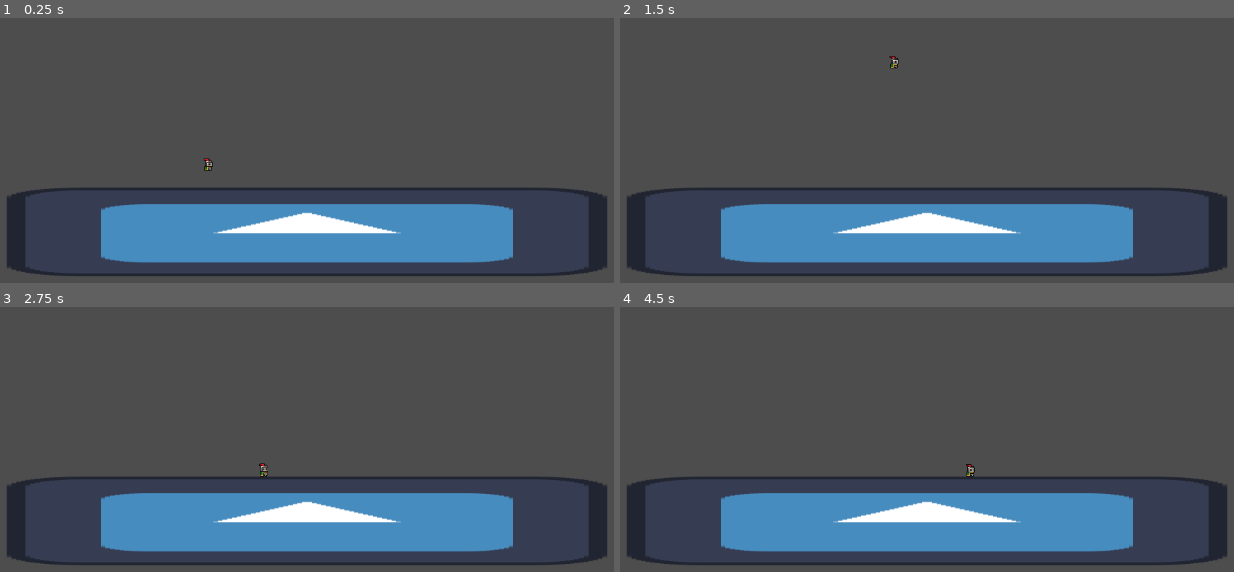
Above: before the commit, frames 1-4 (two rows, left to right).
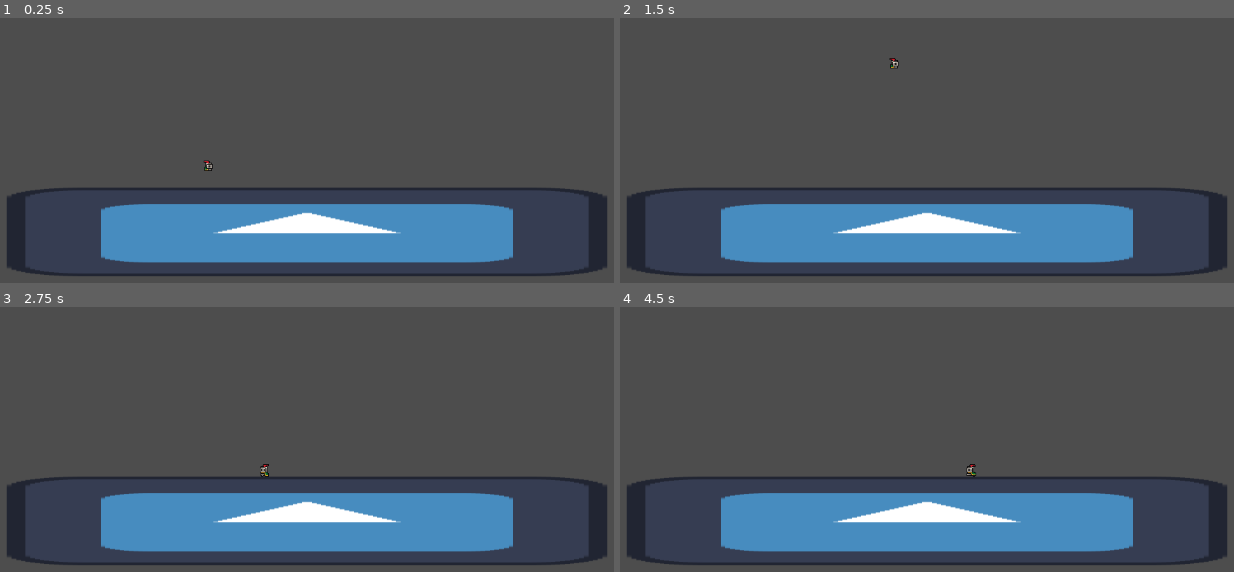
Above: after the commit, the same moments.

Repository: rudraa19/learning-godot
Game: Godot game, scene res://scenes/level_1.tscn
Two runs of this game, one before a commit and one after it. Both use one fixed random seed, a clock stepped at 60 frames per second and the inputs below. The project has no main scene, so this scene is started directly. The engine's default icon, where the game draws it, is replaced by a stand-in: a white triangle on a blue panel in a dark square.
Inputs:
- Up to frame 1 (0.25 s): no input
- Up to frame 2 (1.5 s): hold Right (right) from 0.53 s (still down); tap Space (jump) at 0.77 s
- Up to frame 3 (2.75 s): tap Space (jump) at 1.52 s; release Right (right) at 2.03 s; hold A (left) from 2.03 s (still down)
- Up to frame 4 (4.5 s): release A (left) at 2.78 s; hold Right (right) 2.78-4.28 s; tap Space (jump) at 3.02, 3.77 s; hold A (left) from 4.28 s (still down)

The runs differ from the first frame. In frame 1, less than 0.1% of the frame differs, in the area x 33-35%, y 52-58%; in frame 2, less than 0.1%; in frame 3, less than 0.1%, in the area x 42-44%, y 58-65%; in frame 4, less than 0.1%.

Commit message:
chore: add animations

Diff:
--- a/knight-mario/scenes/knight.tscn
+++ b/knight-mario/scenes/knight.tscn
@@ -1,7 +1,15 @@
-[gd_scene load_steps=9 format=3 uid="uid://bjdjjev1k18uv"]
+[gd_scene load_steps=27 format=3 uid="uid://bjdjjev1k18uv"]
 
 [ext_resource type="Script" path="res://scripts/knight.gd" id="1_05d7l"]
 [ext_resource type="Texture2D" uid="uid://bp7qv7r25qsfo" path="res://assets/sprites/knight.png" id="1_4124n"]
+
+[sub_resource type="AtlasTexture" id="AtlasTexture_p1qhe"]
+atlas = ExtResource("1_4124n")
+region = Rect2(64, 160, 32, 32)
+
+[sub_resource type="AtlasTexture" id="AtlasTexture_t1fuv"]
+atlas = ExtResource("1_4124n")
+region = Rect2(64, 224, 32, 32)
 
 [sub_resource type="AtlasTexture" id="AtlasTexture_lcg15"]
 atlas = ExtResource("1_4124n")
@@ -19,8 +27,88 @@
 atlas = ExtResource("1_4124n")
 region = Rect2(96, 0, 32, 32)
 
+[sub_resource type="AtlasTexture" id="AtlasTexture_6f5vv"]
+atlas = ExtResource("1_4124n")
+region = Rect2(0, 64, 32, 32)
+
+[sub_resource type="AtlasTexture" id="AtlasTexture_nf7ou"]
+atlas = ExtResource("1_4124n")
+region = Rect2(32, 64, 32, 32)
+
+[sub_resource type="AtlasTexture" id="AtlasTexture_3fjat"]
+atlas = ExtResource("1_4124n")
+region = Rect2(64, 64, 32, 32)
+
+[sub_resource type="AtlasTexture" id="AtlasTexture_62qhg"]
+atlas = ExtResource("1_4124n")
+region = Rect2(96, 64, 32, 32)
+
+[sub_resource type="AtlasTexture" id="AtlasTexture_xqiy1"]
+atlas = ExtResource("1_4124n")
+region = Rect2(128, 64, 32, 32)
+
+[sub_resource type="AtlasTexture" id="AtlasTexture_c8ok8"]
+atlas = ExtResource("1_4124n")
+region = Rect2(160, 64, 32, 32)
+
+[sub_resource type="AtlasTexture" id="AtlasTexture_a1gbk"]
+atlas = ExtResource("1_4124n")
+region = Rect2(192, 64, 32, 32)
+
+[sub_resource type="AtlasTexture" id="AtlasTexture_84sls"]
+atlas = ExtResource("1_4124n")
+region = Rect2(224, 64, 32, 32)
+
+[sub_resource type="AtlasTexture" id="AtlasTexture_kyp15"]
+atlas = ExtResource("1_4124n")
+region = Rect2(0, 96, 32, 32)
+
+[sub_resource type="AtlasTexture" id="AtlasTexture_gqj8b"]
+atlas = ExtResource("1_4124n")
+region = Rect2(32, 96, 32, 32)
+
+[sub_resource type="AtlasTexture" id="AtlasTexture_lsg4u"]
+atlas = ExtResource("1_4124n")
+region = Rect2(64, 96, 32, 32)
+
+[sub_resource type="AtlasTexture" id="AtlasTexture_53tca"]
+atlas = ExtResource("1_4124n")
+region = Rect2(96, 96, 32, 32)
+
+[sub_resource type="AtlasTexture" id="AtlasTexture_tyklh"]
+atlas = ExtResource("1_4124n")
+region = Rect2(128, 96, 32, 32)
+
+[sub_resource type="AtlasTexture" id="AtlasTexture_bbsel"]
+atlas = ExtResource("1_4124n")
+region = Rect2(160, 96, 32, 32)
+
+[sub_resource type="AtlasTexture" id="AtlasTexture_8mgnh"]
+atlas = ExtResource("1_4124n")
+region = Rect2(192, 96, 32, 32)
+
+[sub_resource type="AtlasTexture" id="AtlasTexture_3hgr3"]
+atlas = ExtResource("1_4124n")
+region = Rect2(224, 96, 32, 32)
+
 [sub_resource type="SpriteFrames" id="SpriteFrames_66n23"]
 animations = [{
+"frames": [{
+"duration": 1.0,
+"texture": SubResource("AtlasTexture_p1qhe")
+}],
+"loop": true,
+"name": &"air",
+"speed": 5.0
+}, {
+"frames": [{
+"duration": 1.0,
+"texture": SubResource("AtlasTexture_t1fuv")
+}],
+"loop": true,
+"name": &"crouch",
+"speed": 5.0
+}, {
 "frames": [{
 "duration": 1.0,
 "texture": SubResource("AtlasTexture_lcg15")
@@ -37,6 +125,59 @@
 "loop": true,
 "name": &"idle",
 "speed": 10.0
+}, {
+"frames": [{
+"duration": 1.0,
+"texture": SubResource("AtlasTexture_6f5vv")
+}, {
+"duration": 1.0,
+"texture": SubResource("AtlasTexture_nf7ou")
+}, {
+"duration": 1.0,
+"texture": SubResource("AtlasTexture_3fjat")
+}, {
+"duration": 1.0,
+"texture": SubResource("AtlasTexture_62qhg")
+}, {
+"duration": 1.0,
+"texture": SubResource("AtlasTexture_xqiy1")
+}, {
+"duration": 1.0,
+"texture": SubResource("AtlasTexture_c8ok8")
+}, {
+"duration": 1.0,
+"texture": SubResource("AtlasTexture_a1gbk")
+}, {
+"duration": 1.0,
+"texture": SubResource("AtlasTexture_84sls")
+}, {
+"duration": 1.0,
+"texture": SubResource("AtlasTexture_kyp15")
+}, {
+"duration": 1.0,
+"texture": SubResource("AtlasTexture_gqj8b")
+}, {
+"duration": 1.0,
+"texture": SubResource("AtlasTexture_lsg4u")
+}, {
+"duration": 1.0,
+"texture": SubResource("AtlasTexture_53tca")
+}, {
+"duration": 1.0,
+"texture": SubResource("AtlasTexture_tyklh")
+}, {
+"duration": 1.0,
+"texture": SubResource("AtlasTexture_bbsel")
+}, {
+"duration": 1.0,
+"texture": SubResource("AtlasTexture_8mgnh")
+}, {
+"duration": 1.0,
+"texture": SubResource("AtlasTexture_3hgr3")
+}],
+"loop": true,
+"name": &"walk",
+"speed": 10.0
 }]
 
 [sub_resource type="CapsuleShape2D" id="CapsuleShape2D_k32x5"]
@@ -49,9 +190,8 @@
 
 [node name="AnimatedSprite2D" type="AnimatedSprite2D" parent="."]
 sprite_frames = SubResource("SpriteFrames_66n23")
-animation = &"idle"
+animation = &"crouch"
 autoplay = "idle"
-frame_progress = 0.797403
 
 [node name="CollisionShape2D" type="CollisionShape2D" parent="."]
 position = Vector2(0, 4)
--- a/knight-mario/scripts/knight.gd
+++ b/knight-mario/scripts/knight.gd
@@ -8,8 +8,17 @@
 
 	if Input.is_action_pressed("right"):
 		velocity.x = SPEED
-	if Input.is_action_pressed("left"):
+		$AnimatedSprite2D.play("walk")
+		$AnimatedSprite2D.flip_h = false
+	elif Input.is_action_pressed("left"):
 		velocity.x = -SPEED
+		$AnimatedSprite2D.play("walk")
+		$AnimatedSprite2D.flip_h = true
+	else:
+		$AnimatedSprite2D.play("idle")
+
+	if not is_on_floor():
+		$AnimatedSprite2D.play("air")
 
 	if Input.is_action_just_pressed("jump") and is_on_floor():
 		velocity.y = JUMP_FORCE
